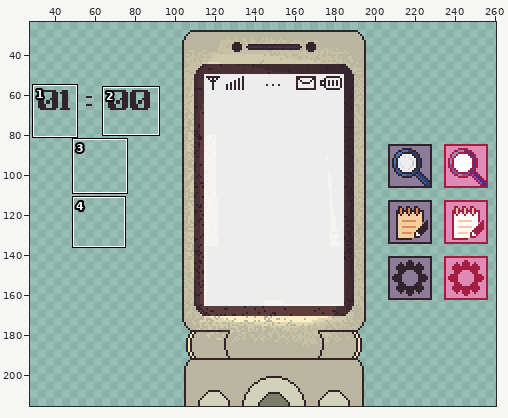
File history of a sprite sheet, Assets/UI/phonee.png. Above: a wide view before the commit, with the close-up outlined.
Close-up. Before the edit:
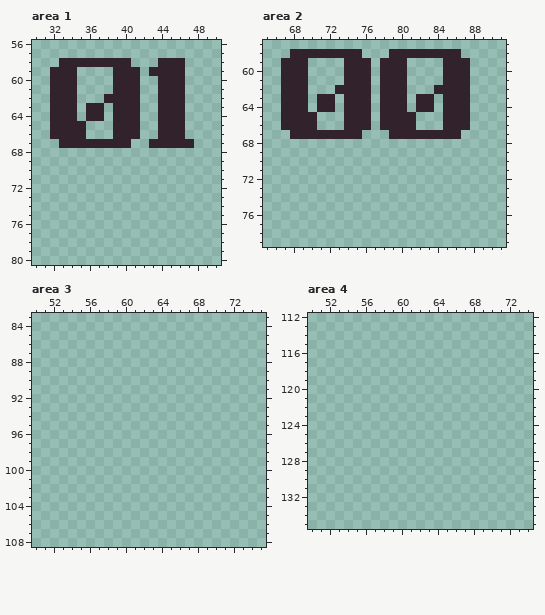
The file is 300x216 pixels. Colours within 5 levels of each other are drawn and written as one. Shown: area 1: x 30..50, y 56..80; area 2: x 65..91, y 57..79; area 3: x 50..75, y 83..108; area 4: x 50..74, y 112..135. The wide view leaves out empty margins. The commit also changed other parts of the picture, which this record leaves out.
The result:
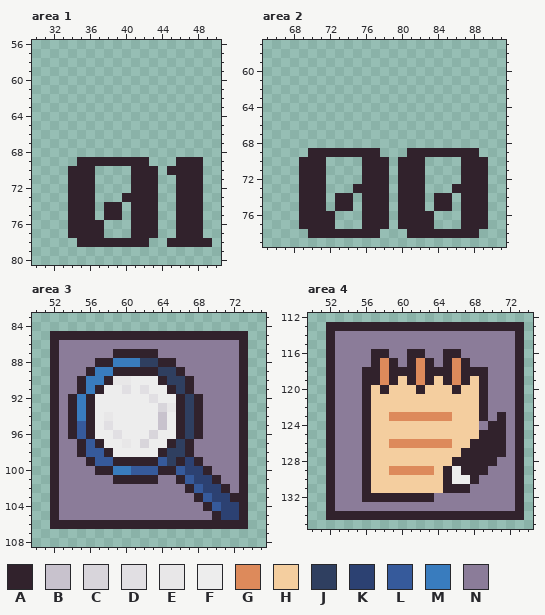
Palette (. is transparent): A #31222c  B #c8c2cd  C #d8d5db  D #e1dfe3  E #e8e7e8  F #ededed  G #dd8a5b  H #f4ce9f  J #2f3f60  K #2c4172  L #365a9b  M #397cbe  N #8b7c99
The exact change:
Changed rows in their new state; - is an unchanged pixel.
Area 1:
first column x 32:
58 -........---...---
59 ...----...-....---
60 ...----...--...---
61 ...----...--...---
62 ...---....--...---
63 ...-..-...--...---
64 ...-..-...--...---
65 ....---...--...---
66 ....---...--...---
67 -........--.....--
69 ---AAAAAAAA---AAA-
70 --AAA----AAA-AAAA-
71 --AAA----AAA--AAA-
72 --AAA----AAA--AAA-
73 --AAA---AAAA--AAA-
74 --AAA-AA-AAA--AAA-
75 --AAA-AA-AAA--AAA-
76 --AAAA---AAA--AAA-
77 --AAAA---AAA--AAA-
78 ---AAAAAAAA--AAAAA
Area 2:
first column x 67:
58 -........---........---
59 ...----...-...----...--
60 ...----...-...----...--
61 ...----...-...----...--
62 ...---....-...---....--
63 ...-..-...-...-..-...--
64 ...-..-...-...-..-...--
65 ....---...-....---...--
66 ....---...-....---...--
67 -........---........---
69 ---AAAAAAAA---AAAAAAAA-
70 --AAA----AAA-AAA----AAA
71 --AAA----AAA-AAA----AAA
72 --AAA----AAA-AAA----AAA
73 --AAA---AAAA-AAA---AAAA
74 --AAA-AA-AAA-AAA-AA-AAA
75 --AAA-AA-AAA-AAA-AA-AAA
76 --AAAA---AAA-AAAA---AAA
77 --AAAA---AAA-AAAA---AAA
78 ---AAAAAAAA---AAAAAAAA-
Area 3:
first column x 52:
 85 AAAAAAAAAAAAAAAAAAAAAA
 86 ANNNNNNNNNNNNNNNNNNNNA
 87 ANNNNNNAAAAANNNNNNNNNA
 88 ANNNNAAMMMJJAANNNNNNNA
 89 ANNNAMMAAAAAJJANNNNNNA
 90 ANNAMMAEEFFFAJJANNNNNA
 91 ANNAMAFFDFDFFAJANNNNNA
 92 ANAMAFFFFFFDFFAJANNNNA
 93 ANAMAFFFFFFFCEAJANNNNA
 94 ANAMAFEFFFFFBFAJANNNNA
 95 ANALAFDFFFFFBFAJANNNNA
 96 ANALAFFDFFFCFFAJANNNNA
 97 ANNALAFFEFCFFAJANNNNNA
 98 ANNALLAFFFFFAJJANNNNNA
 99 ANNNALLAAAAALJAKANNNNA
100 ANNNNAAMMLLLAALKKANNNA
101 ANNNNNNAAAAANNALKKANNA
102 ANNNNNNNNNNNNNNALKKANA
103 ANNNNNNNNNNNNNNNALKKAA
104 ANNNNNNNNNNNNNNNNALKKA
105 ANNNNNNNNNNNNNNNNNAKKA
106 AAAAAAAAAAAAAAAAAAAAAA
Area 4:
first column x 52:
113 AAAAAAAAAAAAAAAAAAAAAA
114 ANNNNNNNNNNNNNNNNNNNNA
115 ANNNNNNNNNNNNNNNNNNNNA
116 ANNNNAANNAANNAANNNNNNA
117 ANNNNAGANAGANAGANNNNNA
118 ANNNAAGAAAGAAAGAAANNNA
119 ANNNAAGAHAGAHAGAHANNNA
120 ANNNAHAHHHAHHHAHHANNNA
121 ANNNAHHHHHHHHHHHHANNNA
122 ANNNAHHHHHHHHHHHHANNNA
123 ANNNAHHGGGGGGGHHHANANA
124 ANNNAHHHHHHHHHHHHNAANA
125 ANNNAHHHHHHHHHHHHAAANA
126 ANNNAHHGGGGGGGHHAAAANA
127 ANNNAHHHHHHHHHHAAAAANA
128 ANNNAHHHHHHHHHAAAAANNA
129 ANNNAHHGGGGGHAFAAANNNA
130 ANNNAHHHHHHHHAFFANNNNA
131 ANNNAHHHHHHHHAAANNNNNA
132 ANNNAAAAAAAANNNNNNNNNA
133 ANNNNNNNNNNNNNNNNNNNNA
134 AAAAAAAAAAAAAAAAAAAAAA
Changed places in both close-ups, as pixel boxes (x1, y1, x2, y2):
changed: (50, 58, 212, 247)
changed: (281, 49, 488, 238)
added: (50, 331, 248, 529)
added: (326, 322, 524, 520)
